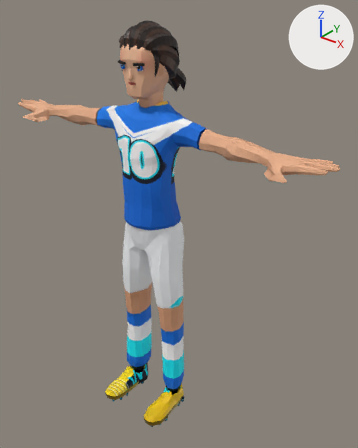
What one commit did to the glTF model assets/characters/footy10.glb.
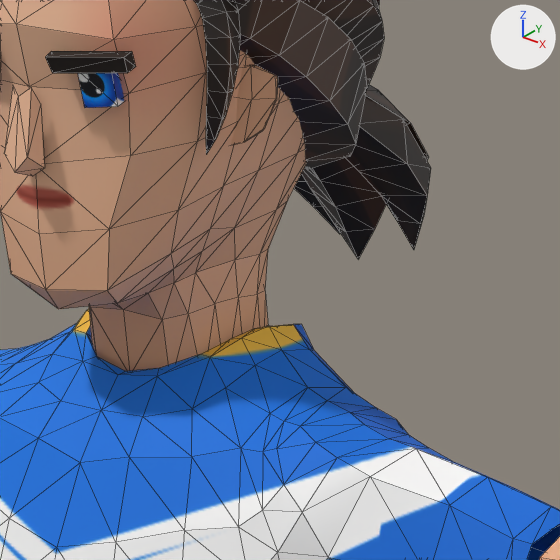
Old and new are each drawn whole from a camera (50 mm lens) standing at (1.364, -1.565, 1.981) and looking at (0.08, 0.04, 0.986) and again close up on the part from 35% to 57% of the width and 12% to 30% of the height. The axes (+X, +Y, +Z) are drawn at upper right. The lights are the same throughout. The first two pictures are the older version. The close-ups show mesh edges as thin lines. Vertices at exactly the same position are counted once.

Names of what the first close-up shows: 'Casual2_Body', 'Casual2_Head'.
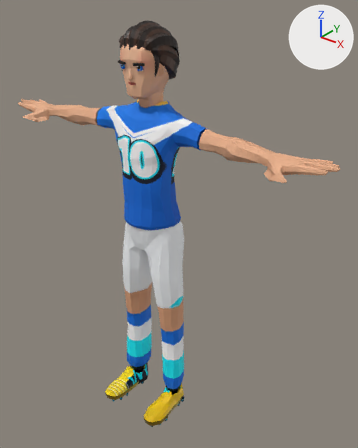
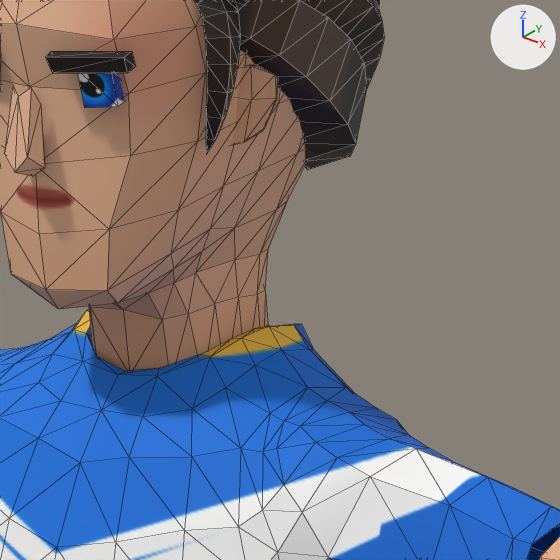
Boxes (x1, y1, x2, y2) around the edits, measured in the close-ups (560 x 560 px):
'Casual2_Head', reshaped: before (0, 0, 431, 371); after (0, 0, 384, 371)
part 1 of me_cube_015, deleted: before (301, 157, 386, 259)
part 2 of me_cube_015, deleted: before (365, 85, 428, 160)
part 3 of me_cube_015, deleted: before (348, 97, 431, 250)
part 4 of me_cube_015, deleted: before (294, 174, 340, 234)

Edits to the bpy script that builds the scene:
```text
Change me_cube_015:
    used by ob_casual2_head; location = (0.0, 0.0, 0.0)
    remove me_cube_015.from_pydata(...)  # 910 vertices, 1684 faces; spans x -0.111..0.111, y -0.17..0.166, z 1.507..1.854
    add me_cube_015.from_pydata(...)  # 826 vertices, 1540 faces; spans x -0.111..0.111, y -0.17..0.086, z 1.507..1.854
    me_cube_015 part 1: the loose piece of 21 vertices spanning x -0.034..0.031, y 0.036..0.131, z 1.559..1.681 is deleted
    me_cube_015 part 2: the loose piece of 21 vertices spanning x -0.032..0.033, y 0.045..0.166, z 1.577..1.693 is deleted
    me_cube_015 part 3: the loose piece of 21 vertices spanning x -0.008..0.056, y 0.04..0.142, z 1.567..1.686 is deleted
    me_cube_015 part 4: the loose piece of 21 vertices spanning x -0.049..0.003, y 0.038..0.153, z 1.568..1.687 is deleted
```
